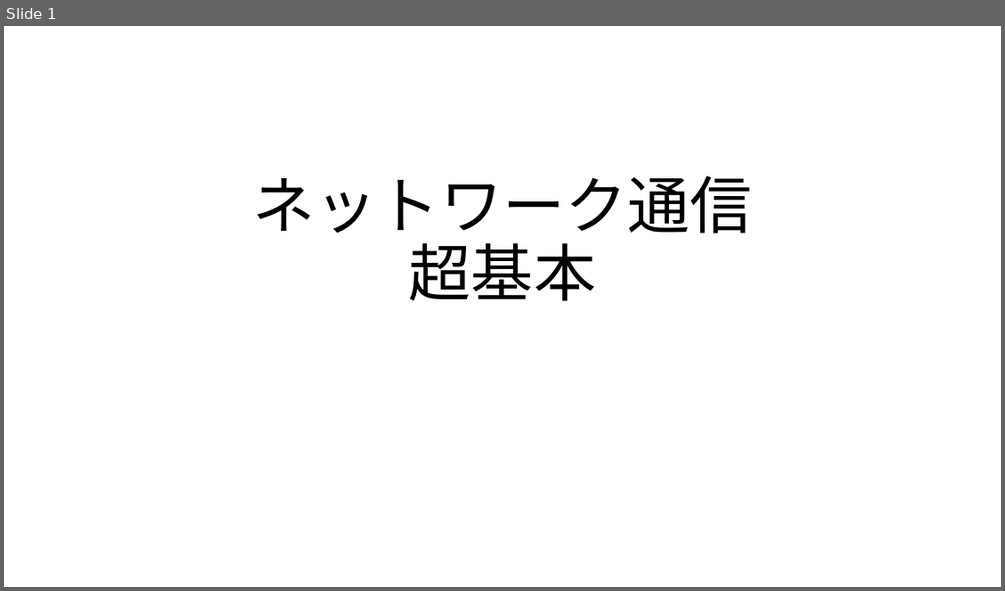
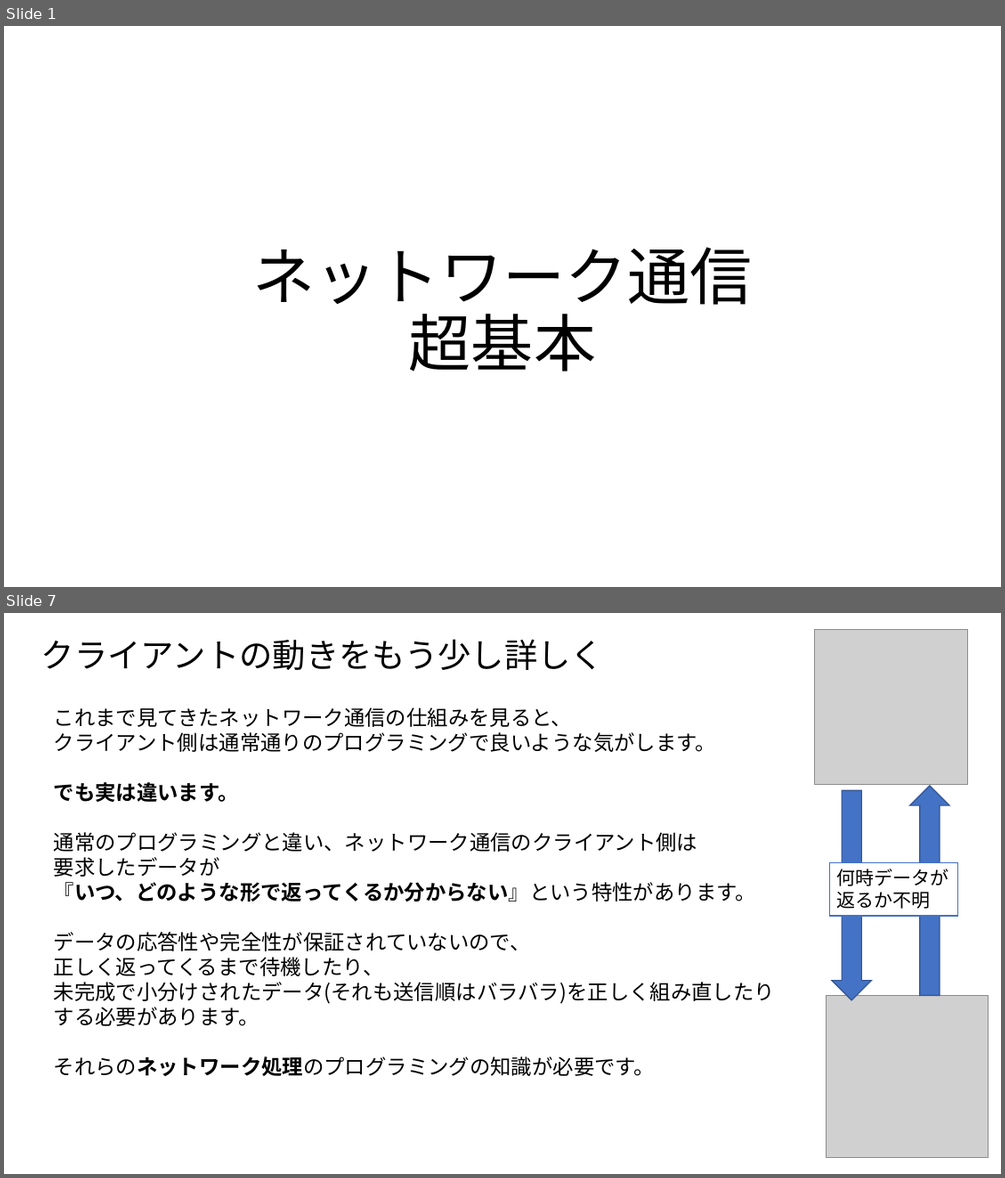
Before and after one commit to MahiroCreative/GameEngineFor2022, a slide deck: 2.SecondSemester/0.ネットワーク通信_超基本.pptx. Shown one above the other, each under a label of ours: slide 1 before the commit, slides 1 and 7 after it; the slides between them are not shown. The pictures are 1005x591 and 1005x1178 pixels, drawn with LibreOffice and Linux fonts; fonts in the diff are those of the drawing; grey boxes stand for pictures. Boxes give left, top, right and bottom in pixels: in the first picture for what was removed or moved away, otherwise in the second. Text is boxed around its words. In the diff, an @@ line names an element or a change of style, - is before the commit and + after.

```diff
--- a/2.SecondSemester/0.ネットワーク通信_超基本.pptx
+++ b/2.SecondSemester/0.ネットワーク通信_超基本.pptx
@@ slide 7 added at [4, 613, 1001, 1174], background #FFFFFF @@
@@ title added at [41, 639, 604, 670], 32 pt, text #000000 @@
+クライアントの動きをもう少し詳しく
@@ picture added at [815, 629, 968, 784] @@
@@ text added at [54, 707, 775, 1076], 20 pt, text #000000 @@
+これまで見てきたネットワーク通信の仕組みを見ると、
+クライアント側は通常通りのプログラミングで良いような気がします。
+でも実は違います。
+通常のプログラミングと違い、ネットワーク通信のクライアント側は
+要求したデータが
+『いつ、どのような形で返ってくるか分からない』という特性があります。
+データの応答性や完全性が保証されていないので、
+正しく返ってくるまで待機したり、
+未完成で小分けされたデータ(それも送信順はバラバラ)を正しく組み直したり
+する必要があります。
+それらのネットワーク処理のプログラミングの知識が必要です。
@@ right arrow added at [832, 790, 872, 1000], fill #4472C4, outline #325491 1 pt @@
@@ right arrow added at [910, 786, 950, 996], fill #4472C4, outline #325491 1 pt @@
@@ rectangle added at [830, 863, 958, 916], fill #FFFFFF, outline #4472C4 1 pt, 18 pt, text #000000 @@
+何時データが
+返るか不明
@@ picture added at [825, 995, 987, 1157] @@
@@ slide 1 changed as well @@
@@ title "ネットワーク通信 超基本": place and size @@
-title "ネットワーク通信 超基本" at [253, 176, 752, 301]
+title "ネットワーク通信 超基本" at [253, 247, 752, 371]
```
Also in this commit, not shown: 8 other slides added.
